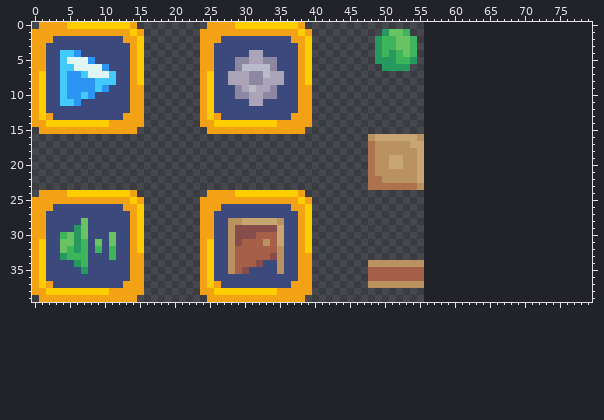
Two states of a sprite sheet, Assets/Art/ui_buttons.png. Above is the file before it was changed.
The file is 56x40 pixels. The old version is drawn lined up with the new one, on the new canvas.
Once edited:
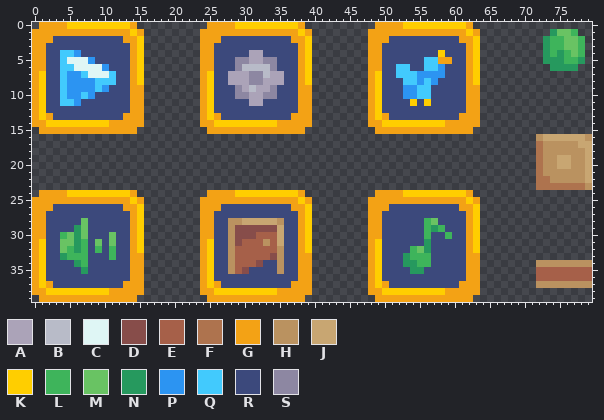
Palette (. is transparent): A #aba3b8  B #b8bbc8  C #dff6f5  D #874d4a  E #a66049  F #ae734e  G #f3a215  H #ba9260  J #c8a672  K #ffce00  L #3eb45b  M #69c363  N #26995e  P #2c94f2  Q #42cafd  R #3c497c  S #8d87a2
The edit:
canvas 56x40 -> 80x40
@@ x 46..79 @@
- 0 ..................................
- 1 ....NMML..........................
- 2 ...NLLMML.........................
- 3 ...NLLMML.........................
- 4 ...NLNLML.........................
- 5 ...NNNLLN.........................
- 6 ....NNNN..........................
- 7 ..................................
- 8 ..................................
- 9 ..................................
-10 ..................................
-11 ..................................
-12 ..................................
-13 ..................................
-14 ..................................
-15 ..................................
-16 ..HJJJJJJH........................
-17 ..FHHHHHJJ........................
-18 ..FHHHHHHJ........................
-19 ..FHHJJHHJ........................
-20 ..FHHJJHHJ........................
-21 ..FHHHHHHJ........................
-22 ..FFHHHHHJ........................
-23 ..FFFFFFFH........................
-24 ..................................
-25 ..................................
-26 ..................................
-27 ..................................
-28 ..................................
-29 ..................................
-30 ..................................
-31 ..................................
-32 ..................................
-33 ..................................
-34 ..HHHHHHHH........................
-35 ..EEEEEEEE........................
-36 ..EEEEEEEE........................
-37 ..HHHHHHHH........................
-38 ..................................
-39 ..................................
+ 0 ...GGGGKKKKKKKKKG.................
+ 1 ..GGGGGGGGGGGGGGKG..........NMML..
+ 2 ..GGGRRRRRRRRRRGGK.........NLLMML.
+ 3 ..GGRRRRRRRRRRRRGK.........NLLMML.
+ 4 ..GGRRRRRRRRKRRRGK.........NLNLML.
+ 5 ..GGRRRRRRQQGGRRGK.........NNNLLN.
+ 6 ..GGRRQQRRQQPRRRGK..........NNNN..
+ 7 ..GKRRQQQPPPPRRRGK................
+ 8 ..GKRRRQQPQPRRRRGK................
+ 9 ..GKRRRPPQQRRRRRGG................
+10 ..GKRRRPPQQRRRRRGG................
+11 ..GKRRRRKRKRRRRRGG................
+12 ..GKRRRRRRRRRRRRGG................
+13 ..GKGRRRRRRRRRRGGG................
+14 ..GGKKKKKKKKKGGGGG................
+15 ...GGGGGGGGGGGGGG.................
+16 ..........................HJJJJJJH
+17 ..........................FHHHHHJJ
+18 ..........................FHHHHHHJ
+19 ..........................FHHJJHHJ
+20 ..........................FHHJJHHJ
+21 ..........................FHHHHHHJ
+22 ..........................FFHHHHHJ
+23 ..........................FFFFFFFH
+24 ...GGGGKKKKKKKKKG.................
+25 ..GGGGGGGGGGGGGGKG................
+26 ..GGGRRRRRRRRRRGGK................
+27 ..GGRRRRRRRRRRRRGK................
+28 ..GGRRRRRRLMRRRRGK................
+29 ..GGRRRRRRLNLRRRGK................
+30 ..GGRRRRRRLRRLRRGK................
+31 ..GKRRRRRRNRRRRRGK................
+32 ..GKRRRRLMNRRRRRGK................
+33 ..GKRRRNLLLRRRRRGG................
+34 ..GKRRRNNLLRRRRRGG........HHHHHHHH
+35 ..GKRRRRNNRRRRRRGG........EEEEEEEE
+36 ..GKRRRRRRRRRRRRGG........EEEEEEEE
+37 ..GKGRRRRRRRRRRGGG........HHHHHHHH
+38 ..GGKKKKKKKKKGGGGG................
+39 ...GGGGGGGGGGGGGG.................
Boxes around the changes in both pictures, in picture pixels (x1, y1, x2, y2):
changed: (368, 22, 480, 302)
added: (543, 29, 585, 71)
added: (536, 134, 592, 190)
added: (536, 260, 592, 288)
